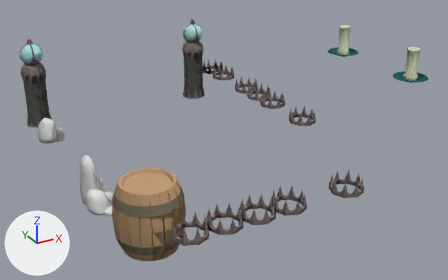
A saved change to the glTF model www/models/lba2/iso_scenes/18.glb.
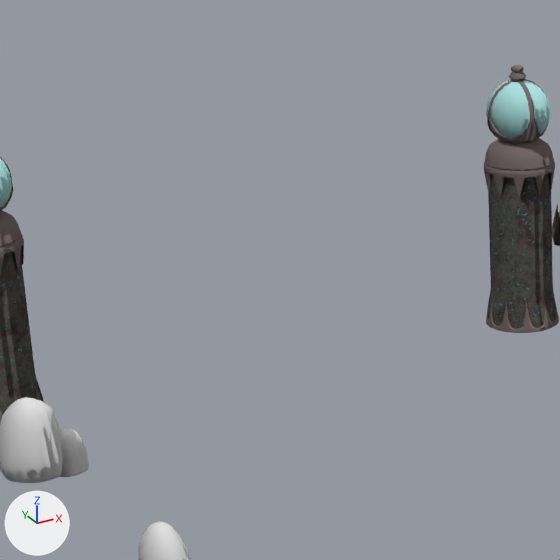
Old and new are each drawn whole from a 50 mm camera at (-3.26, -24.73, 10.55) aimed at (6.16, -7.62, 1.99) and again close up on the part from 9% to 46% of the width and 0% to 59% of the height. Arrows for +X, +Y and +Z are at lower left; the lights stay in place. Where no turn or scale is listed for an object, it has been applied to the vertices. Vertices at the same position are counted once.

Objects in the first close-up: 'colored', 'textured_2c7f41d8', 'textured_549b8b3f', 'textured_677202a7'.
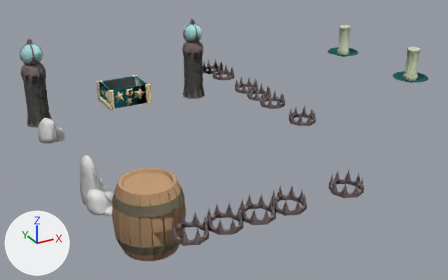
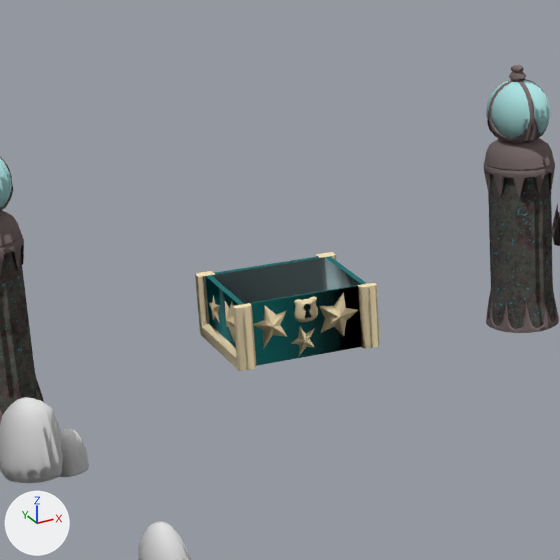
Pixel boxes (x1, y1, x2, y2) of what changed, in the close-ups (560 x 560 px):
part 1 of me_mesh_0, added: after (195, 252, 380, 371)

The change, as a list of edits to the scene's bpy script:
```text
Change me_mesh_0:
    used by ob_colored; location = (0.0, 0.0, 0.0)
    remove me_mesh_0.from_pydata(...)  # 7564 vertices, 14766 faces; spans x 1.0..10.0, y -13.0..0.0, z 1.0..6.0
    add me_mesh_0.from_pydata(...)  # 7919 vertices, 15424 faces; spans x 1.0..10.0, y -13.0..0.0, z 1.0..6.0
    me_mesh_0 part 1: 355 vertices added at x 4.08..5.92, y -1.76..-0.24, z 1.5..2.3
```
